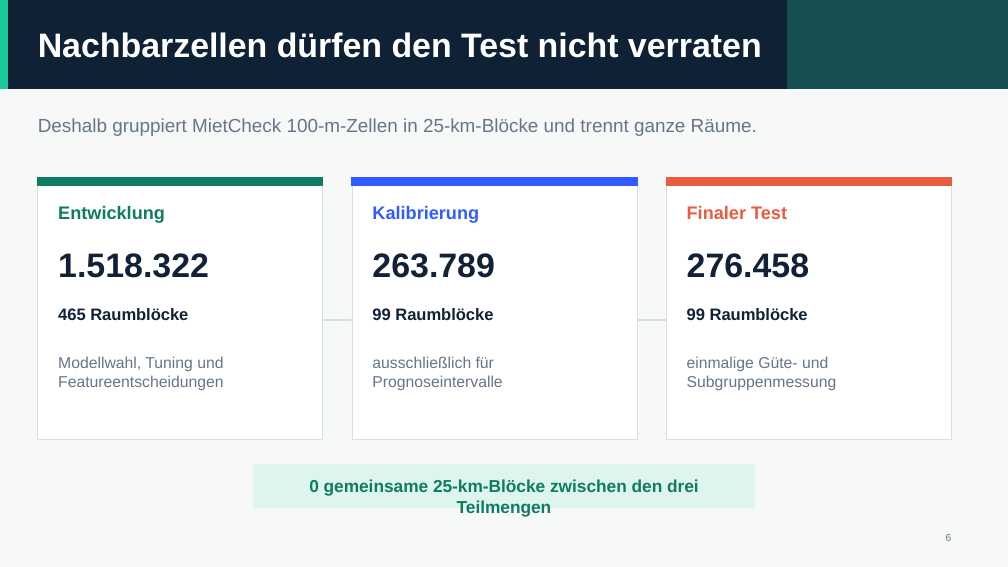
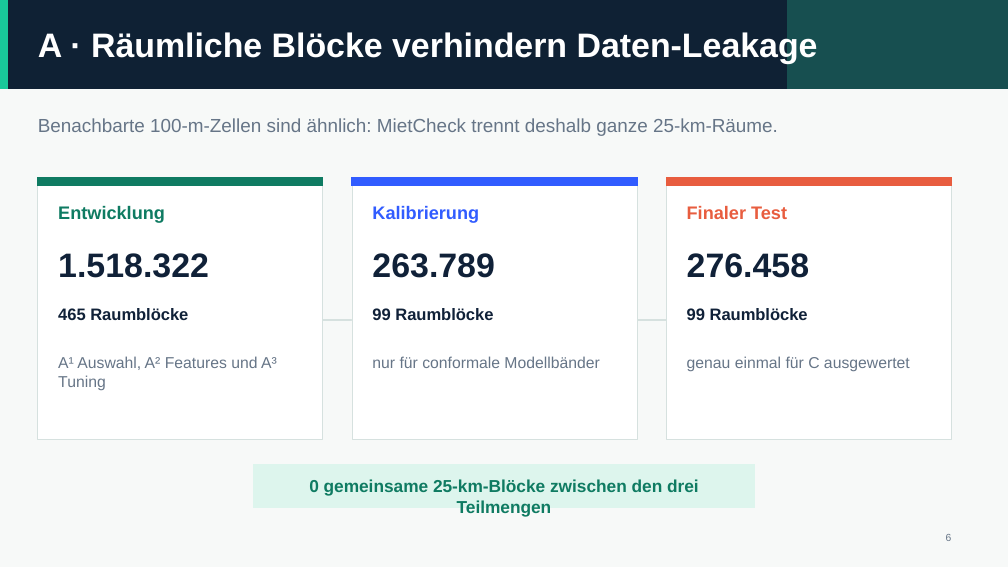
Before and after one commit to neleknaak-31/MietCheck, a slide deck: slide 6 of deliverables/MietCheck_Praesentation.pptx. Drawn at 1008x567 pixels with LibreOffice and Linux fonts; fonts in the diff are those of the drawing. Boxes give left, top, right and bottom in pixels: in the first picture for what was removed or moved away, otherwise in the second. Text is boxed around its words. In the diff, an @@ line names an element or a change of style, - is before the commit and + after.

```diff
--- a/deliverables/MietCheck_Praesentation.pptx
+++ b/deliverables/MietCheck_Praesentation.pptx
@@ text at (x1=38, y1=30, x2=818, y2=64): text changed @@
-Nachbarzellen dürfen den Test nicht verraten
+A · Räumliche Blöcke verhindern Daten-Leakage
@@ text at (x1=38, y1=118, x2=778, y2=136): text changed @@
-Deshalb gruppiert MietCheck 100-m-Zellen in 25-km-Blöcke und trennt ganze Räume.
+Benachbarte 100-m-Zellen sind ähnlich: MietCheck trennt deshalb ganze 25-km-Räume.
@@ text at (x1=58, y1=356, x2=277, y2=390): text changed @@
-Modellwahl, Tuning und Featureentscheidungen
+A¹ Auswahl, A² Features und A³ Tuning
@@ text at (x1=372, y1=356, x2=599, y2=368): text changed @@
-ausschließlich für Prognoseintervalle
+nur für conformale Modellbänder
@@ text at (x1=687, y1=356, x2=910, y2=371): text changed @@
-einmalige Güte- und Subgruppenmessung
+genau einmal für C ausgewertet
```
Also in this commit, not shown: 10 other slides changed, 4 slides added, 3 slides removed, 35 other files.
